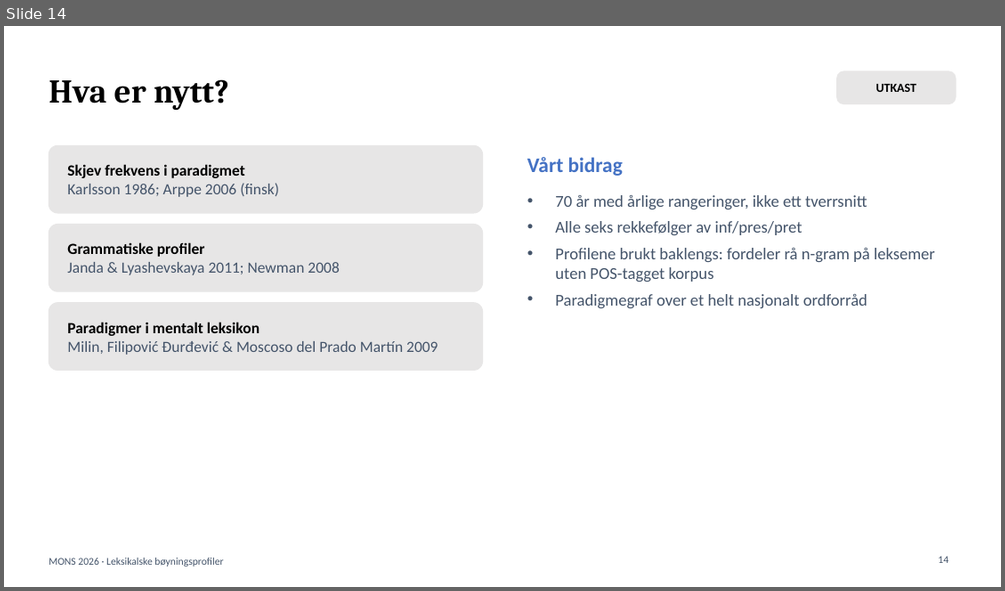
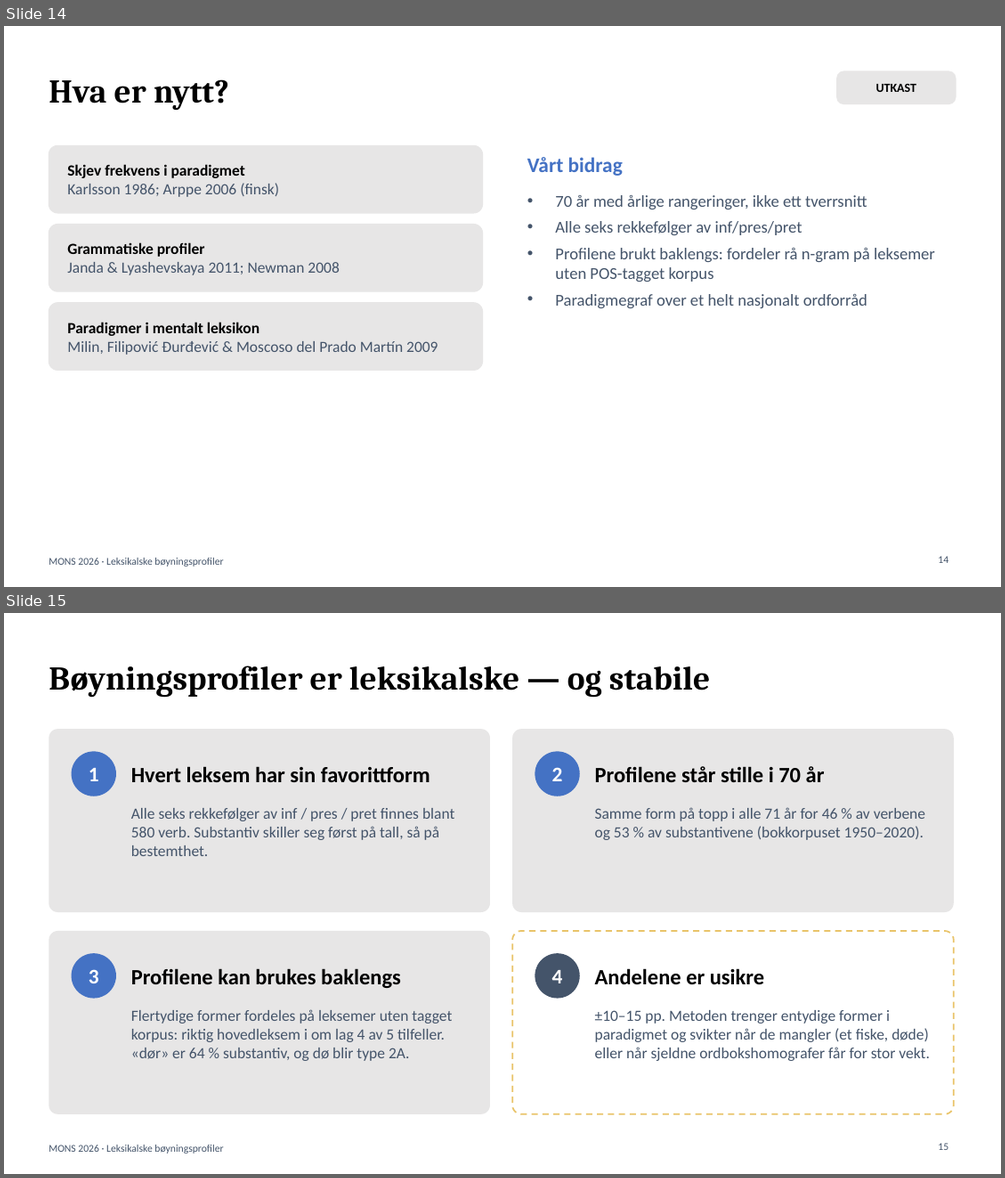
Before and after one commit to Yoonsen/B-yning, a slide deck: tekst/mons_presentasjon.pptx. Shown one above the other, each under a label of ours: slide 14 before the commit, slides 14 and 15 after it. The pictures are 1005x591 and 1005x1178 pixels, drawn with LibreOffice and Linux fonts; fonts in the diff are those of the drawing. Boxes give left, top, right and bottom in pixels: in the first picture for what was removed or moved away, otherwise in the second. Text is boxed around its words. In the diff, an @@ line names an element or a change of style, - is before the commit and + after.

```diff
--- a/tekst/mons_presentasjon.pptx
+++ b/tekst/mons_presentasjon.pptx
@@ slide 15 added at [4, 613, 1001, 1174], background #FFFFFF; not listed: 1 template element that a slide beside it also shows @@
@@ title added at [48, 666, 710, 698], 32 pt, text #000000, bold @@
+Bøyningsprofiler er leksikalske — og stabile
@@ rounded rectangle added at [48, 729, 490, 912], fill #E7E6E6 @@
@@ rounded rectangle added at [512, 729, 954, 912], fill #E7E6E6 @@
@@ ellipse added at [72, 751, 116, 796], fill #4472C4, 20 pt, text #FFFFFF, bold @@
+1
@@ text added at [131, 766, 430, 782], 21 pt, text #000000, bold @@
+Hvert leksem har sin favorittform
@@ ellipse added at [535, 751, 580, 796], fill #4472C4, 20 pt, text #FFFFFF, bold @@
+2
@@ text added at [595, 766, 825, 782], 21 pt, text #000000, bold @@
+Profilene står stille i 70 år
@@ text added at [131, 808, 454, 856], 15 pt, text #44546A @@
+Alle seks rekkefølger av inf / pres / pret finnes blant 580 verb. Substantiv skiller seg først på tall, så på bestemthet.
@@ text added at [595, 807, 925, 840], 15 pt, text #44546A @@
+Samme form på topp i alle 71 år for 46 % av verbene og 53 % av substantivene (bokkorpuset 1950–2020).
@@ rounded rectangle added at [48, 931, 490, 1114], fill #E7E6E6 @@
@@ rounded rectangle added at [512, 931, 954, 1114], fill #FFFFFF, outline #E9C46A 1.5 pt dashed @@
@@ ellipse added at [72, 953, 116, 998], fill #4472C4, 20 pt, text #FFFFFF, bold @@
+3
@@ ellipse added at [535, 953, 580, 998], fill #44546A, 20 pt, text #FFFFFF, bold @@
+4
@@ text added at [131, 968, 401, 988], 21 pt, text #000000, bold @@
+Profilene kan brukes baklengs
@@ text added at [595, 968, 764, 985], 21 pt, text #000000, bold @@
+Andelene er usikre
@@ text added at [131, 1009, 452, 1061], 15 pt, text #44546A @@
+Flertydige former fordeles på leksemer uten tagget korpus: riktig hovedleksem i om lag 4 av 5 tilfeller. «dør» er 64 % substantiv, og dø blir type 2A.
@@ text added at [595, 1010, 930, 1061], 15 pt, text #44546A @@
+±10–15 pp. Metoden trenger entydige former i paradigmet og svikter når de mangler (et fiske, døde) eller når sjeldne ordbokshomografer får for stor vekt.
@@ page number added at [938, 1143, 948, 1150], 10 pt, text #44546A @@
+15
```
Also in this commit, not shown: 1 slide removed, 3 other files.
